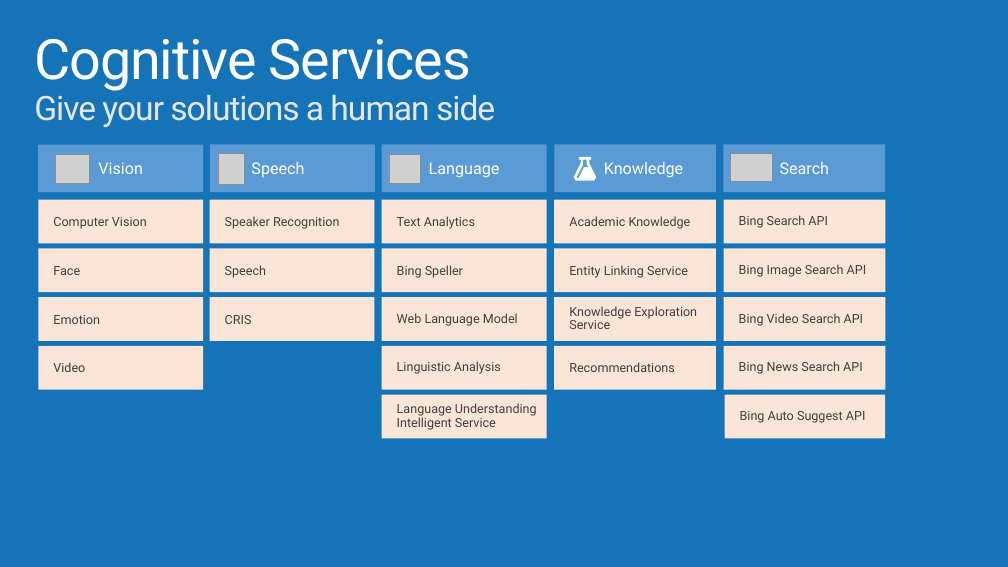
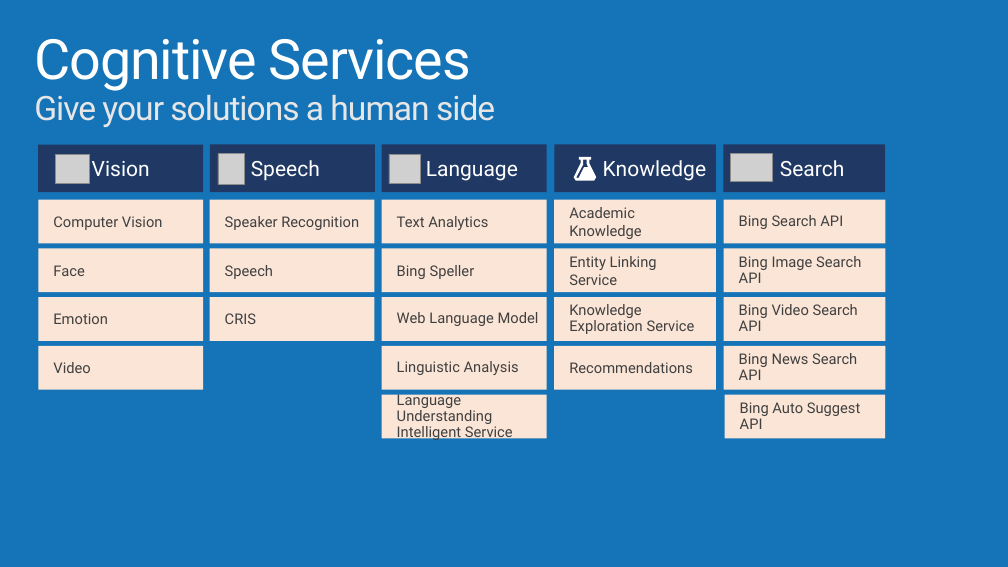
Before and after one commit to AzureCAT-GSI/Big-Data, a slide deck: slide 18 of Architecting Big Data Solutions.pptx (slide 17 before the commit). Drawn at 1008x567 pixels with LibreOffice and Linux fonts; fonts in the diff are those of the drawing; grey boxes stand for pictures; background and template pictures are left out. Boxes give left, top, right and bottom in pixels: in the first picture for what was removed or moved away, otherwise in the second. Text is boxed around its words. In the diff, an @@ line names an element or a change of style, - is before the commit and + after.

```diff
--- a/Architecting Big Data Solutions.pptx
+++ b/Architecting Big Data Solutions.pptx
@@ rectangle "Knowledge" at [554, 144, 716, 192]: size 15.4 to 20 pt; alignment left to right; fill #5B9BD5 to #203864 @@
@@ size 15.4 to 20 pt; fill #5B9BD5 to #203864 in 4 elements at [210, 144, 375, 192], [39, 144, 203, 192], [382, 144, 547, 192], [724, 144, 885, 192] @@
@@ size 12 to 14 pt in 21 elements at [382, 395, 547, 439], [724, 395, 885, 439], [209, 200, 374, 243], [209, 249, 374, 293], [209, 297, 374, 341], [382, 200, 547, 243], [382, 249, 547, 293], [382, 297, 547, 341], [382, 346, 547, 390], [554, 200, 716, 243], [554, 249, 716, 293], [554, 297, 716, 341], [554, 346, 716, 390], [724, 200, 885, 243], [724, 249, 885, 293], [724, 297, 885, 341], [724, 346, 885, 390], [39, 200, 203, 243], [39, 249, 203, 293], [39, 297, 203, 341], [39, 346, 203, 390] @@
```
Also in this commit, not shown: 11 other slides changed, 1 slide added, 4 slides removed.
